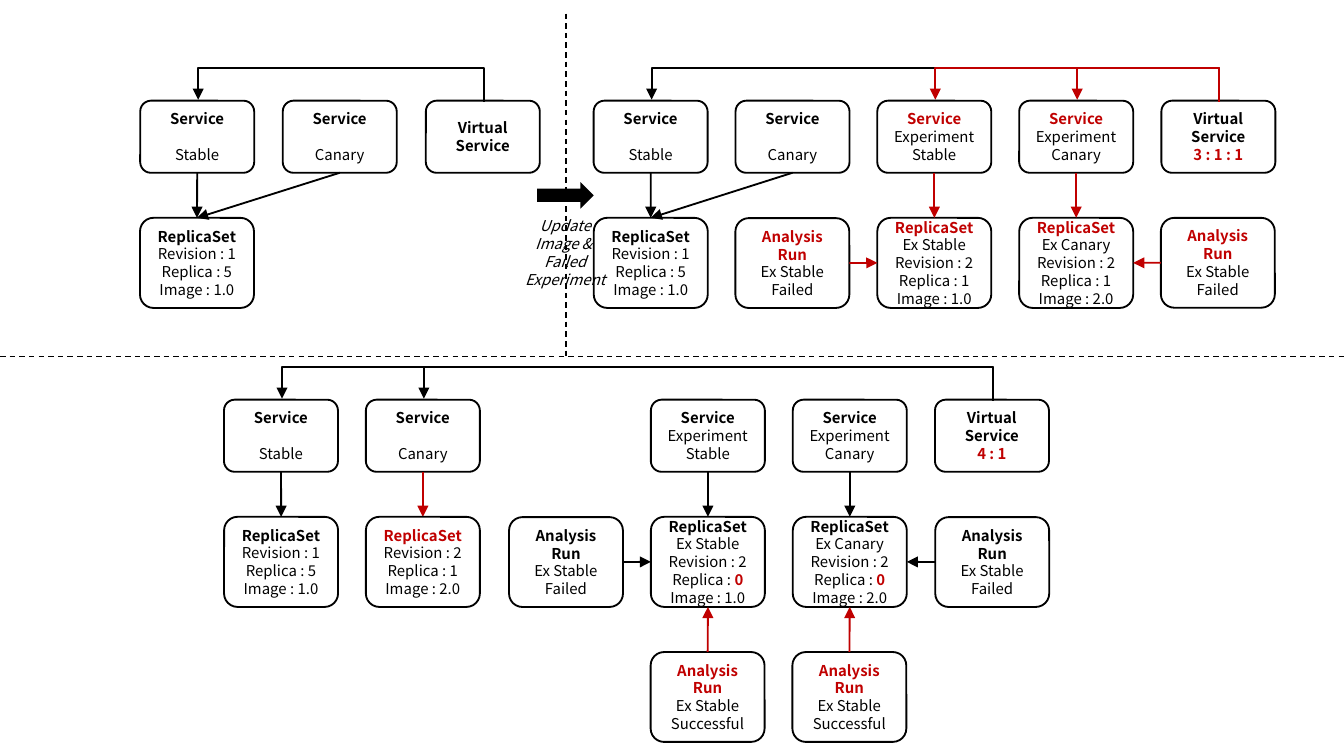
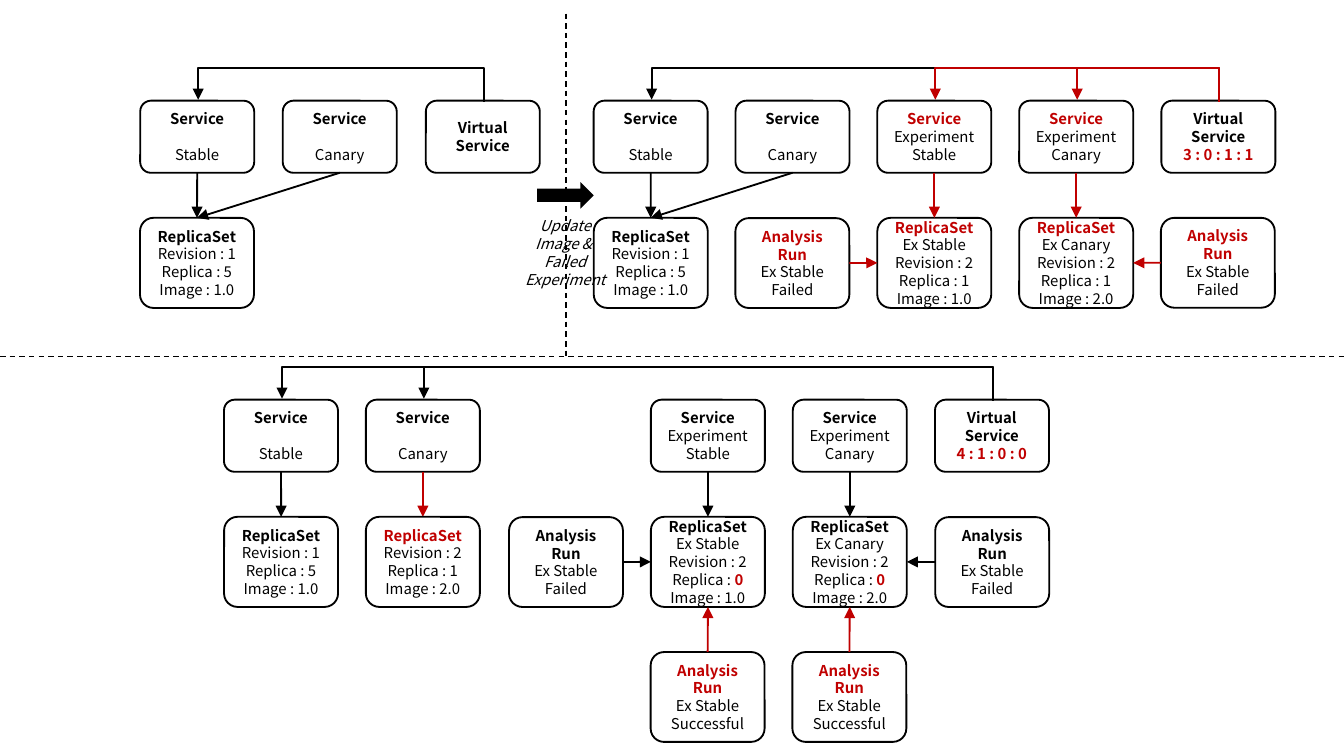
Before and after one commit to ssup2/blog-software, a slide deck: slide 7 of content/docs/theory-analysis/argo-rollouts/images/images.pptx. Drawn at 1344x756 pixels with LibreOffice and Linux fonts; fonts in the diff are those of the drawing. Boxes give left, top, right and bottom in pixels: in the first picture for what was removed or moved away, otherwise in the second. Text is boxed around its words. In the diff, an @@ line names an element or a change of style, - is before the commit and + after.

```diff
--- a/content/docs/theory-analysis/argo-rollouts/images/images.pptx
+++ b/content/docs/theory-analysis/argo-rollouts/images/images.pptx
@@ text in rounded rectangle at <box>1183,148,1254,160</box>: text changed @@
-3 : 1 : 1
+3 : 0 : 1 : 1
@@ text in rounded rectangle at <box>957,447,1027,459</box>: text changed @@
-4 : 1
+4 : 1 : 0 : 0
```
Also in this commit, not shown: 3 other slides changed, 3 slides added, 12 other files.
